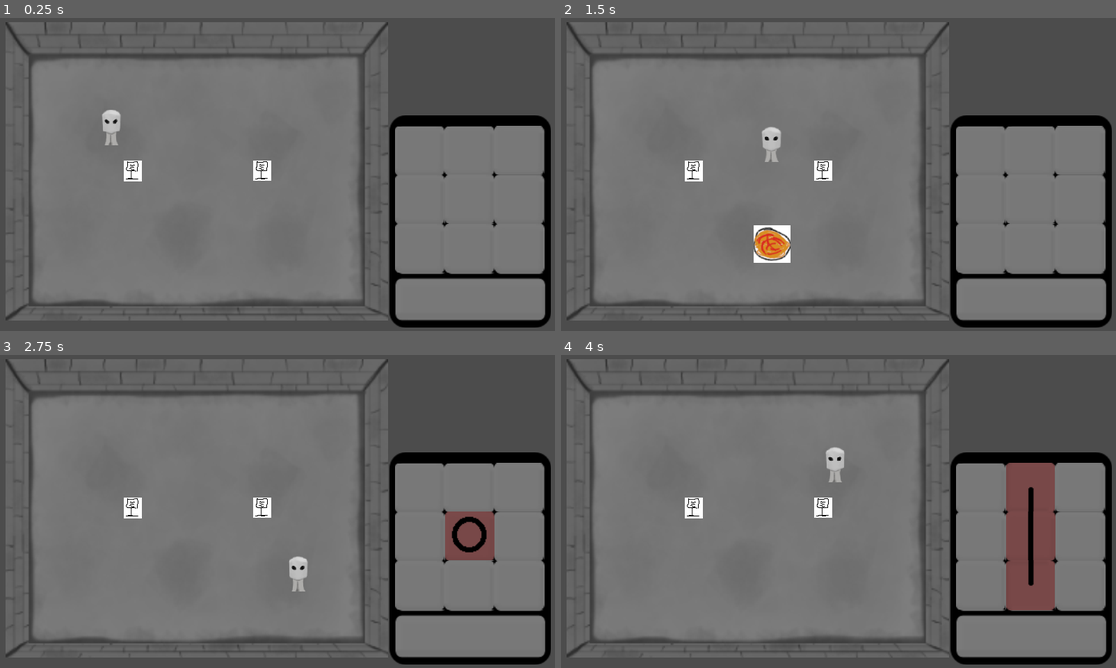
Above: before the commit, frames 1-4 (two rows, left to right).
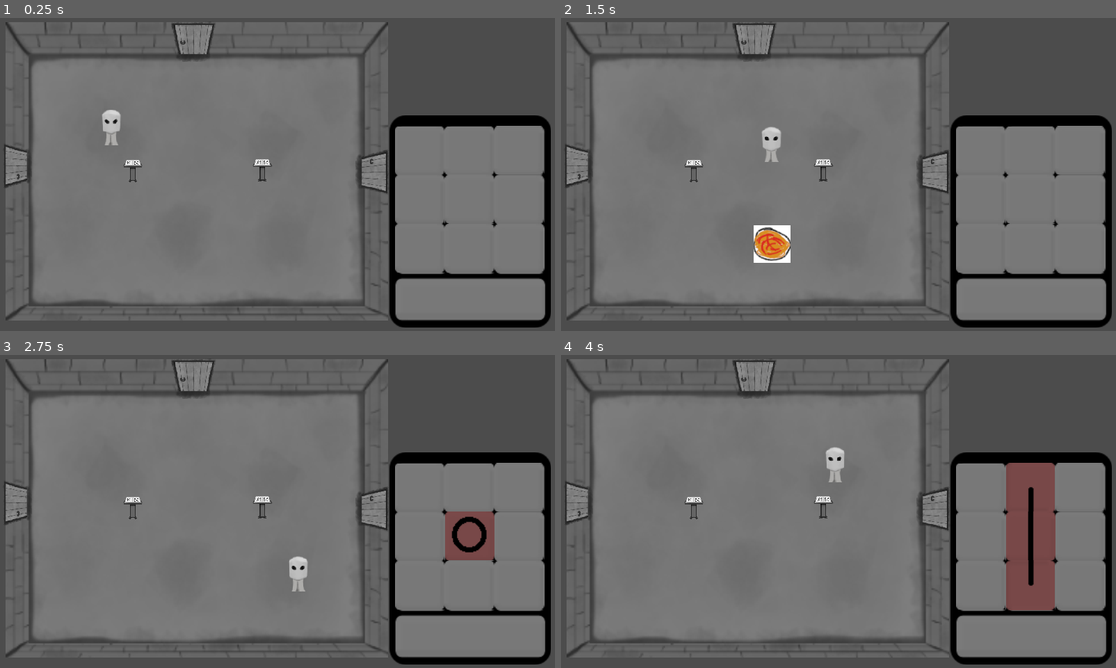
Above: after the commit, the same moments.

Repository: m-at-FNSPE/fitgamejam-team10
Game: Godot game, scene res://Game.tscn
Same seed, same stepped clock (60 frames per second), same inputs: the game is played once before the commit and once after it.
Inputs:
- Up to frame 1 (0.25 s): no input
- Up to frame 2 (1.5 s): tap Enter at 0.5 s; hold D (movement_right) 0.53-1.28 s; tap M (rune_bottom_mid) at 0.6 s; hold S (movement_down) from 1.28 s (still down); tap Space (rune_confirm) at 1.35 s
- Up to frame 3 (2.75 s): release S (movement_down) at 2.03 s; hold D (movement_right) from 2.03 s (still down); tap J (rune_mid_mid) at 2.1 s
- Up to frame 4 (4 s): release D (movement_right) at 2.78 s; hold W (movement_up) 2.78-3.53 s; tap U (rune_top_mid) at 2.85 s; hold A (movement_left) from 3.53 s (still down); tap M (rune_bottom_mid) at 3.6 s

The runs differ from the first frame. In frame 1, 1.8% of the frame differs, in the area x 0-70%, y 1-56%; in frame 2, 1.8%; in frame 3, 1.8%; in frame 4, 1.8%.

Commit message:
Moving across rooms

Diff:
--- /dev/null
+++ b/DoorSpriteFrames.tres
@@ -0,0 +1,12 @@
+[gd_resource type="SpriteFrames" load_steps=3 format=2]
+
+[ext_resource path="res://Assets/Doors/Doors.png" type="Texture" id=1]
+[ext_resource path="res://Assets/Doors/DoorsOpened.png" type="Texture" id=2]
+
+[resource]
+animations = [ {
+"frames": [ ExtResource( 1 ), ExtResource( 2 ) ],
+"loop": true,
+"name": "default",
+"speed": 5.0
+} ]
--- a/DungeonGeneration/Room.gd
+++ b/DungeonGeneration/Room.gd
@@ -2,28 +2,40 @@
 
 
 # Declare member variables here. Examples:
+signal MovedThroughDoor_OffsetBy
+
 
 const map_size = Vector2(4,4) # from 0 to the value including
 
 var room_layout
-
+var cleared_rooms
 var current_position
 
 
 
 func generate_layout():
 	# 0 empty, 1 random room, 2 spawm, 3 boss, 4 reading
-	room_layout = [	[3, "f", "s", "g", 4],
-					[0, 0, "h", 0, 0],
-					[0, 0, "f", 0, 0],
-					[0, 0, "s", 0, 0],
-					[0, 4, 2, 0, 0]]
+	room_layout = [	[3, "sf", "ss", "gs", 4],
+					[0, 0, "hs", 0, 0],
+					[0, 0, "fs", 0, 0],
+					[0, 0, "ss", 0, 0],
+					[0, 4, 2, "s", 0]]
 	current_position = Vector2(4,2)
+	initialize_cleared_rooms()
+
+func initialize_cleared_rooms():
+	cleared_rooms = room_layout.duplicate(true)
+	for i in range(map_size.x + 1):
+		for j in range(map_size.y + 1):
+			if typeof(cleared_rooms[i][j]) == TYPE_STRING:
+				cleared_rooms[i][j] = true
+			else:
+				cleared_rooms[i][j] = false
+
+
 
 # Called when the node enters the scene tree for the first time.
 func _ready():
-	disable_prefabs()
-
 	generate_layout()
 
 	generate_room()
@@ -34,6 +46,7 @@
 		i.set_process(false)
 
 func generate_room():
+	disable_prefabs()
 	match typeof(room_layout[current_position.x][current_position.y]):
 		TYPE_STRING:
 			generate_room_hashed()
@@ -57,35 +70,82 @@
 		4:
 			generate_lactern_room()
 
+
+
 func generate_start_room():
 	$PREFABS/START.show()
 	$PREFABS/START.set_process(true)
 
+
 func generate_boss_room():
 	pass
+
 
 func generate_lactern_room():
 	$PREFABS/LACTERN.show()
 	$PREFABS/LACTERN.set_process(true)
 
 func add_doors():
+	for i in $Doors.get_children():
+		i.hide()
+		i.set_process(false)
+
+
+
 	if current_position.x != 0 and room_layout[current_position.x - 1][current_position.y]:
 		enable_north_door()
 	if current_position.x != map_size.x and room_layout[current_position.x + 1][current_position.y]:
 		enable_south_door()
 	if current_position.y != 0 and room_layout[current_position.x][current_position.y - 1]:
 		enable_west_door()
-	if current_position.x != map_size.y and room_layout[current_position.x][current_position.y + 1]:
+	if current_position.y != map_size.y and room_layout[current_position.x][current_position.y + 1]:
 		enable_east_door()
 
+
 func enable_north_door():
-	pass
+	$Doors/North.show()
+	$Doors/North.set_process(true)
+
+
 
 func enable_south_door():
-	pass
+	$Doors/South.show()
+	$Doors/South.set_process(true)
+
+
 
 func enable_west_door():
-	pass
+	$Doors/West.show()
+	$Doors/West.set_process(true)
+
 
 func enable_east_door():
-	pass
+	$Doors/East.show()
+	$Doors/East.set_process(true)
+
+
+
+func _on_North_body_entered(body):
+	if body.name == "Player" and current_position.x != 0 and room_layout[current_position.x - 1][current_position.y]:
+		current_position.x -= 1
+		generate_room()
+		emit_signal("MovedThroughDoor_OffsetBy", 0, 750)
+
+
+func _on_West_body_entered(body):
+	if body.name == "Player" and current_position.y != 0 and room_layout[current_position.x][current_position.y - 1]:
+		current_position.y -= 1
+		generate_room()
+		emit_signal("MovedThroughDoor_OffsetBy", 1050, 0)
+
+func _on_East_body_entered(body):
+	if body.name == "Player" and current_position.y != map_size.x and room_layout[current_position.x][current_position.y + 1]:
+		current_position.y += 1
+		generate_room()
+		emit_signal("MovedThroughDoor_OffsetBy", -1050, 0)
+
+func _on_South_body_entered(body):
+	if body.name == "Player" and current_position.x != map_size.y and room_layout[current_position.x + 1][current_position.y]:
+		current_position.x += 1
+		generate_room()
+		emit_signal("MovedThroughDoor_OffsetBy", 0, -750)
--- a/DungeonGeneration/Room.tscn
+++ b/DungeonGeneration/Room.tscn
@@ -1,9 +1,10 @@
-[gd_scene load_steps=13 format=2]
+[gd_scene load_steps=14 format=2]
 
 [ext_resource path="res://DungeonGeneration/Room_Plain.png" type="Texture" id=1]
 [ext_resource path="res://DungeonGeneration/Room.gd" type="Script" id=2]
 [ext_resource path="res://RuneTablet/debugUI.png" type="Texture" id=3]
 [ext_resource path="res://Pedastal/Pedastal.tscn" type="PackedScene" id=4]
+[ext_resource path="res://DoorSpriteFrames.tres" type="SpriteFrames" id=5]
 
 [sub_resource type="RectangleShape2D" id=1]
 extents = Vector2( 659.188, 54.5 )
@@ -18,16 +19,16 @@
 extents = Vector2( 44.9688, 438.5 )
 
 [sub_resource type="RectangleShape2D" id=5]
-extents = Vector2( 137, 57.75 )
+extents = Vector2( 69, 65.375 )
 
 [sub_resource type="RectangleShape2D" id=6]
-extents = Vector2( 32.75, 107 )
+extents = Vector2( 30.375, 70.5 )
 
 [sub_resource type="RectangleShape2D" id=7]
-extents = Vector2( 33.5, 138 )
+extents = Vector2( 36.25, 63.5 )
 
 [sub_resource type="RectangleShape2D" id=8]
-extents = Vector2( 108, 19.5 )
+extents = Vector2( 64.4285, 25.1932 )
 
 [node name="Room" type="Node2D"]
 script = ExtResource( 2 )
@@ -104,23 +105,52 @@
 [node name="North" type="Area2D" parent="Doors"]
 
 [node name="CollisionShape2D" type="CollisionShape2D" parent="Doors/North"]
-position = Vector2( 668, 76 )
+position = Vector2( 666, 83.625 )
 shape = SubResource( 5 )
+
+[node name="AnimatedSprite" type="AnimatedSprite" parent="Doors/North"]
+position = Vector2( 668, 74 )
+frames = ExtResource( 5 )
 
 [node name="West" type="Area2D" parent="Doors"]
 
 [node name="CollisionShape2D" type="CollisionShape2D" parent="Doors/West"]
-position = Vector2( 80, 510 )
+position = Vector2( 77.625, 510.5 )
 shape = SubResource( 6 )
+
+[node name="AnimatedSprite" type="AnimatedSprite" parent="Doors/West"]
+position = Vector2( 55, 510 )
+rotation = -1.57079
+scale = Vector2( 1.00195, 0.72 )
+frames = ExtResource( 5 )
 
 [node name="East" type="Area2D" parent="Doors"]
 
 [node name="CollisionShape2D" type="CollisionShape2D" parent="Doors/East"]
-position = Vector2( 1273, 532 )
+position = Vector2( 1270.25, 523.5 )
 shape = SubResource( 7 )
 
+[node name="AnimatedSprite" type="AnimatedSprite" parent="Doors/East"]
+position = Vector2( 1291, 532 )
+rotation = 1.57079
+scale = Vector2( 1, 0.84 )
+frames = ExtResource( 5 )
+
 [node name="South" type="Area2D" parent="Doors"]
+scale = Vector2( 1.00195, 1 )
 
 [node name="CollisionShape2D" type="CollisionShape2D" parent="Doors/South"]
-position = Vector2( 719, 997.5 )
+position = Vector2( 704.125, 991.878 )
+scale = Vector2( 0.968177, 0.987488 )
 shape = SubResource( 8 )
+
+[node name="AnimatedSprite2" type="AnimatedSprite" parent="Doors/South"]
+position = Vector2( 703.626, 1016 )
+rotation = 3.14159
+scale = Vector2( 0.998051, 0.56 )
+frames = ExtResource( 5 )
+
+[connection signal="body_entered" from="Doors/North" to="." method="_on_North_body_entered"]
+[connection signal="body_entered" from="Doors/West" to="." method="_on_West_body_entered"]
+[connection signal="body_entered" from="Doors/East" to="." method="_on_East_body_entered"]
+[connection signal="body_entered" from="Doors/South" to="." method="_on_South_body_entered"]
--- a/Game.gd
+++ b/Game.gd
@@ -9,6 +9,7 @@
 # Called when the node enters the scene tree for the first time.
 func _ready():
 	$RuneTablet.connect("rune_casted", $Player, "_on_RuneTablet_rune_casted")
+	$Room.connect("MovedThroughDoor_OffsetBy", $Player, "on_door_move")
 
 
 # Called every frame. 'delta' is the elapsed time since the previous frame.
--- a/Pedastal/Pedastal.tscn
+++ b/Pedastal/Pedastal.tscn
@@ -1,6 +1,6 @@
 [gd_scene load_steps=3 format=2]
 
-[ext_resource path="res://Pedastal/Pedastal.png" type="Texture" id=1]
+[ext_resource path="res://Assets/Props/BookStand.png" type="Texture" id=1]
 
 [sub_resource type="CircleShape2D" id=1]
 radius = 281.064
@@ -10,7 +10,7 @@
 
 [node name="Sprite" type="Sprite" parent="."]
 position = Vector2( -2.00001, 2.29999 )
-scale = Vector2( 2.425, 2.425 )
+scale = Vector2( 6.37328, 6.37328 )
 texture = ExtResource( 1 )
 
 [node name="CollisionShape2D" type="CollisionShape2D" parent="."]
--- a/Player/Player.gd
+++ b/Player/Player.gd
@@ -103,3 +103,6 @@
 	else:
 		velocity = Vector2.ZERO
 	move_and_slide(velocity)
+
+func on_door_move(x, y):
+	position = position + Vector2(x,y)
